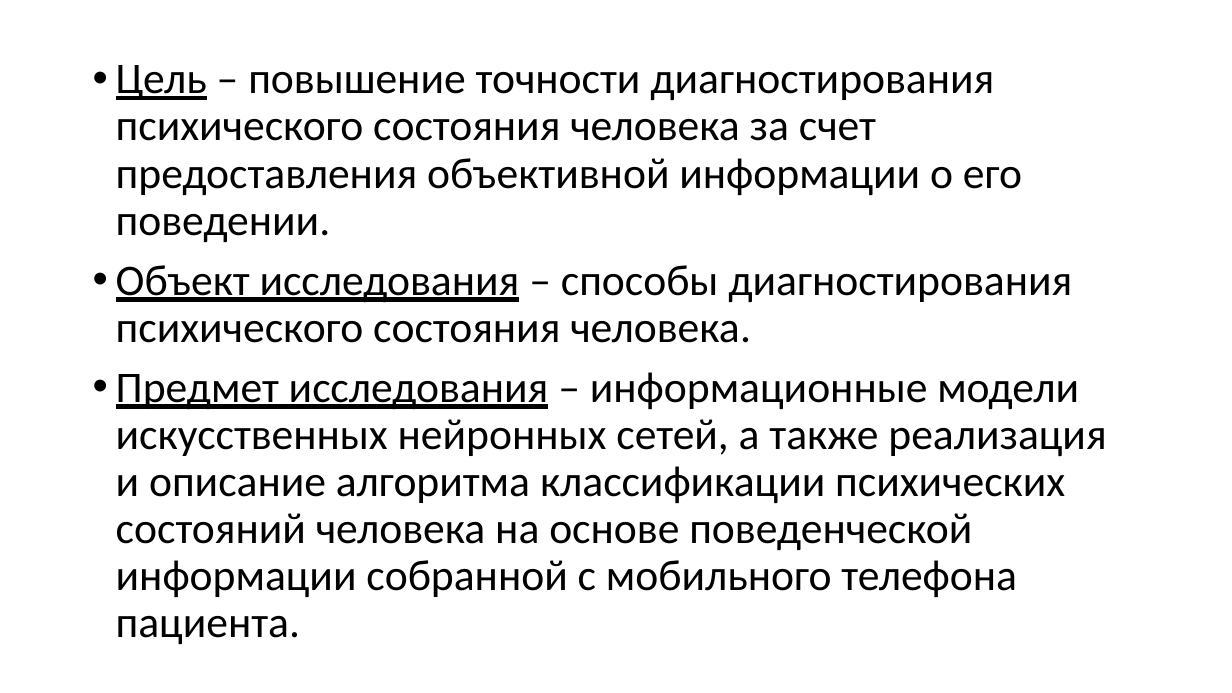
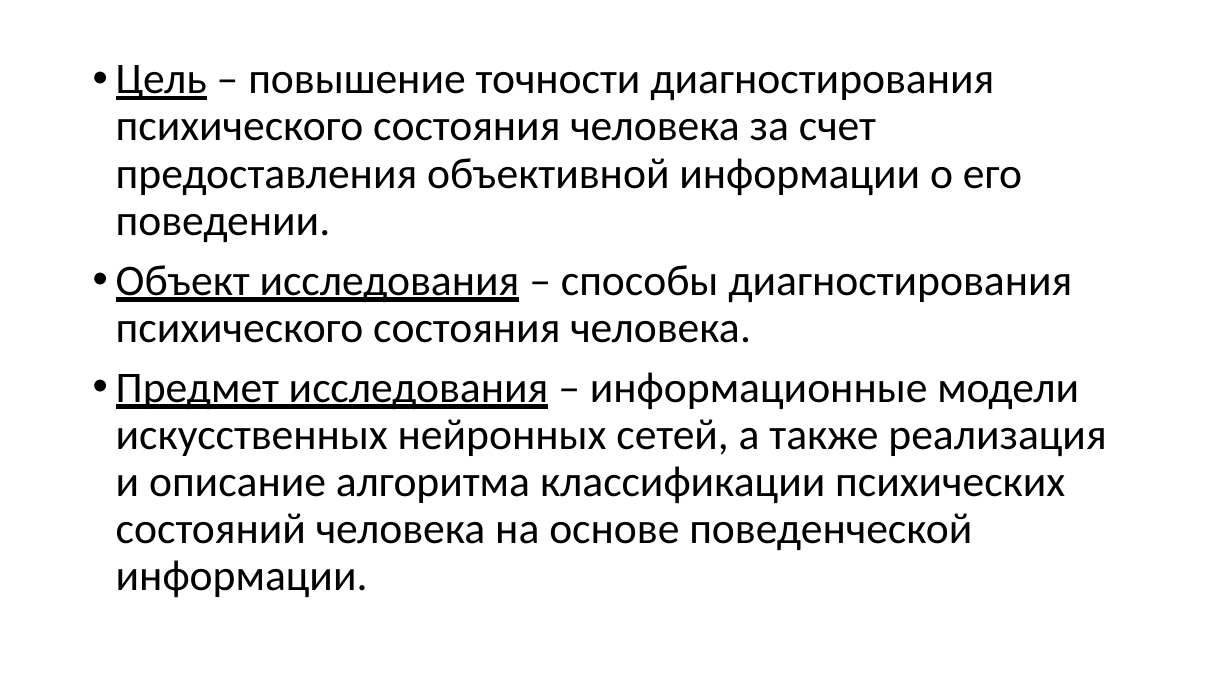
Before and after one commit to Wideweb/-digital-psychology-docs, a slide deck: slide 2 of Алькевич А.С/Презентация.pptx. Drawn at 1232x693 pixels with LibreOffice and Linux fonts; fonts in the diff are those of the drawing. Boxes give left, top, right and bottom in pixels: in the first picture for what was removed or moved away, otherwise in the second. Text is boxed around its words. In the diff, an @@ line names an element or a change of style, - is before the commit and + after.

```diff
--- a/Алькевич А.С/Презентация.pptx
+++ b/Алькевич А.С/Презентация.pptx
@@ text at (116,372,1106,597): text changed @@
-• Предмет исследования – информационные модели искусственных нейронных сетей, а также реализация и описание алгоритма классификации психических состояний человека на основе поведенческой информации собранной с мобильного телефона пациента.
+• Предмет исследования – информационные модели искусственных нейронных сетей, а также реализация и описание алгоритма классификации психических состояний человека на основе поведенческой информации.
```
Also in this commit, not shown: 1 other slide changed, 3 other files.
